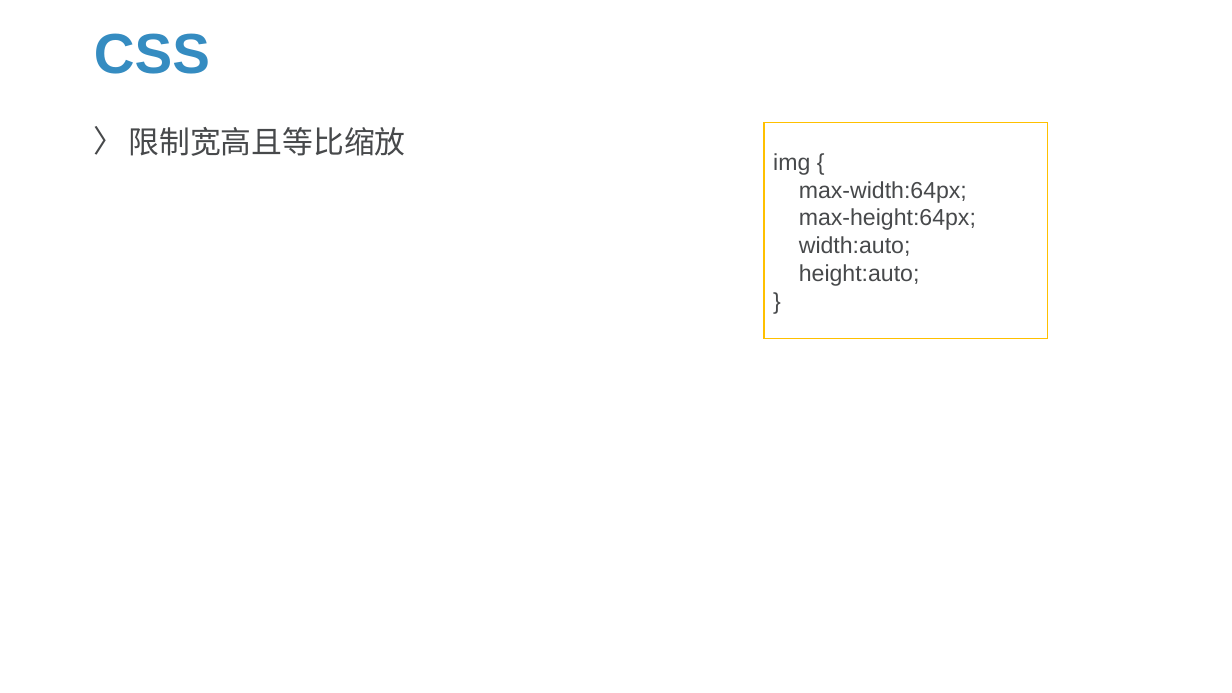
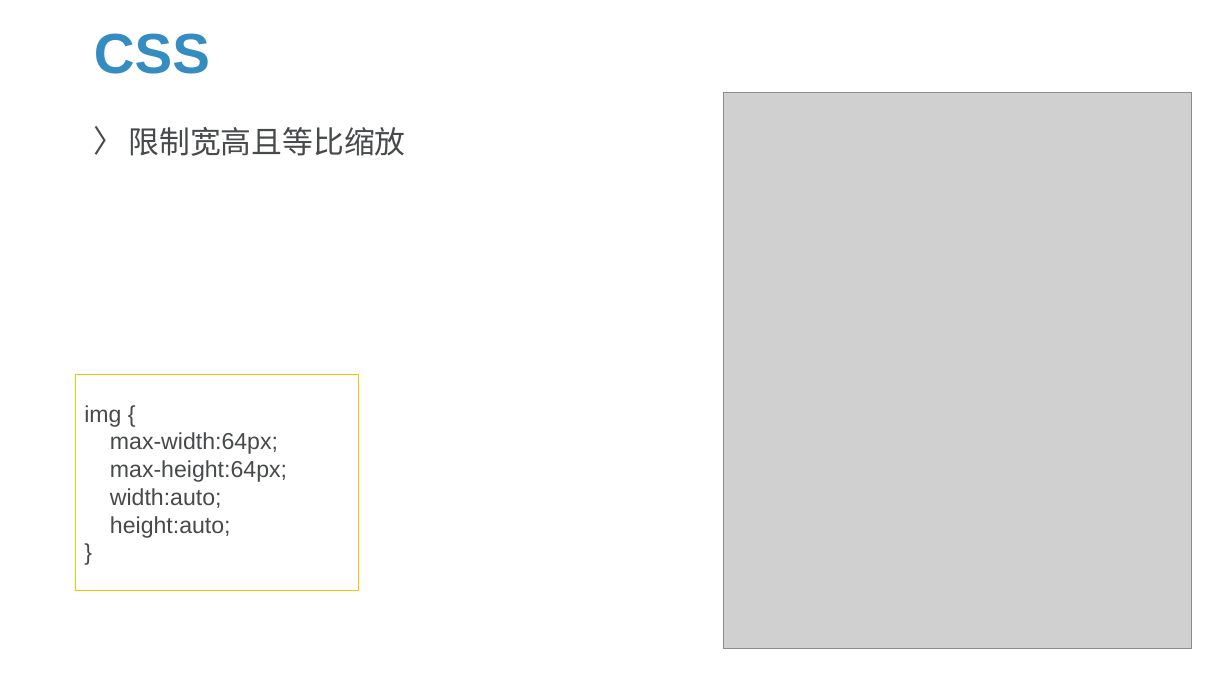
Before and after one commit to Sparks-Lu/TechNotes, a slide deck: slide 7 of Web/WebGeneral-Notes.pptx. Drawn at 1232x693 pixels with LibreOffice and Linux fonts; fonts in the diff are those of the drawing; grey boxes stand for pictures; background and template pictures are left out. Boxes give left, top, right and bottom in pixels: in the first picture for what was removed or moved away, otherwise in the second. Text is boxed around its words. In the diff, an @@ line names an element or a change of style, - is before the commit and + after.

```diff
--- a/Web/WebGeneral-Notes.pptx
+++ b/Web/WebGeneral-Notes.pptx
@@ picture added at [724, 92, 1192, 649] @@
@@ rectangle "img {": place and size @@
-rectangle "img {" at [764, 122, 1048, 338]
+rectangle "img {" at [75, 374, 359, 591]
```
Also in this commit, not shown: 23 other files.
